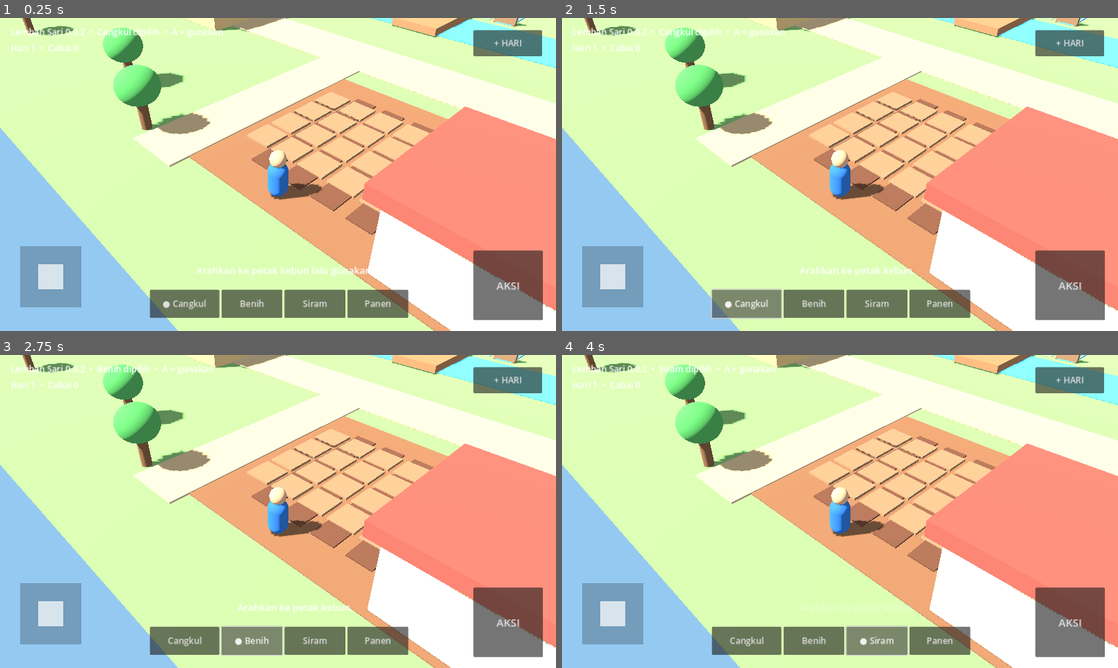
Above: before the commit, frames 1-4 (two rows, left to right).
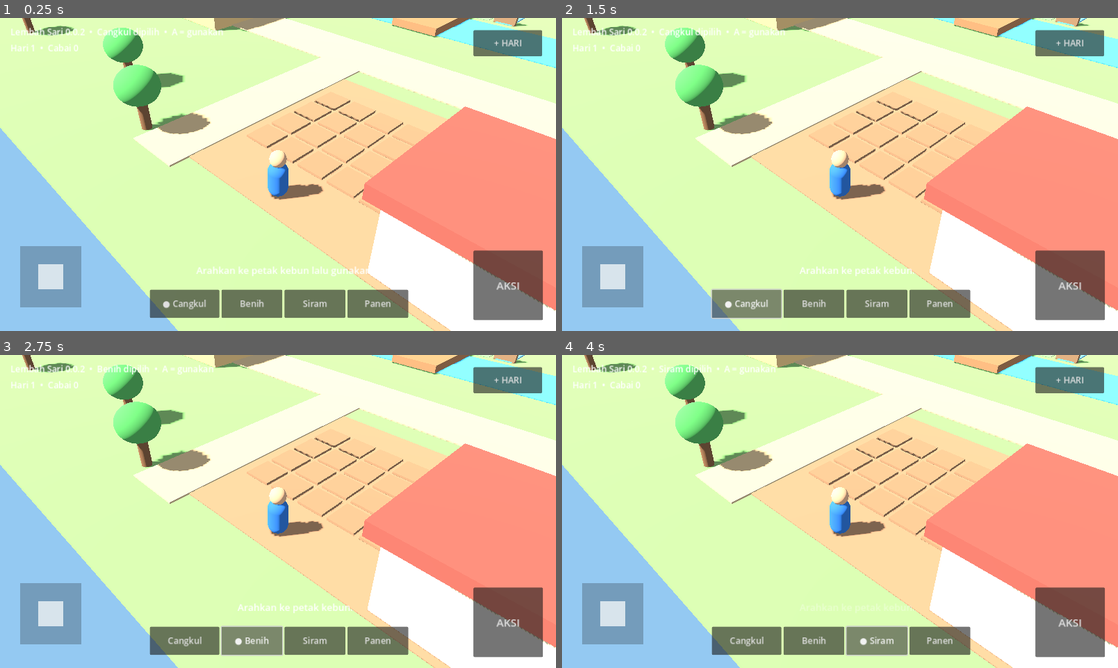
Above: after the commit, the same moments.

Repository: eneft/Lembah-sari
Game: Godot game, scene res://scenes/Main.tscn
Same seed, same stepped clock (60 frames per second), same inputs: the game is played once before the commit and once after it.
Inputs:
- Up to frame 1 (0.25 s): no input
- Up to frame 2 (1.5 s): click "AKSI" at 0.5 s; click "● Cangkul" at 1.25 s
- Up to frame 3 (2.75 s): click "Benih" at 2 s
- Up to frame 4 (4 s): click "Cangkul" at 2.75 s; click "Siram" at 3.5 s

The runs differ from the first frame. In frame 1, 8.2% of the frame differs, in the area x 34-81%, y 19-100%; in frame 2, 8.2%; in frame 3, 8.2%; in frame 4, 8.2%.

Commit message:
refactor: clear farm plot for interactive farming tiles

Diff:
--- a/scripts/world_builder.gd
+++ b/scripts/world_builder.gd
@@ -83,10 +83,8 @@
 	for x in [-20.0, -8.0, 12.0, 21.0]:
 		_box("RiverRock", Vector3(x, 0.18, -8.2), Vector3(1.1, 0.35, 0.9), Color("8b8d88"), true)
 
-	# Player farm
-	_box("FarmPlot", Vector3(8.5, 0.02, 10.5), Vector3(14.0, 0.06, 11.0), Color("8c5e3c"), false)
-	for row in range(4):
-		_box("TilledRow%d" % row, Vector3(6.2 + row * 1.7, 0.08, 10.4), Vector3(1.15, 0.08, 7.7), Color("6c432d"), false)
+	# Player farm base. Individual interactive tiles are built by FarmManager.
+	_box("FarmPlot", Vector3(8.5, 0.02, 10.5), Vector3(14.0, 0.06, 11.0), Color("a57b55"), false)
 
 	# House
 	_box("HouseBody", Vector3(15.7, 1.55, 13.2), Vector3(6.0, 3.1, 5.0), Color("e9d0a2"), true)
